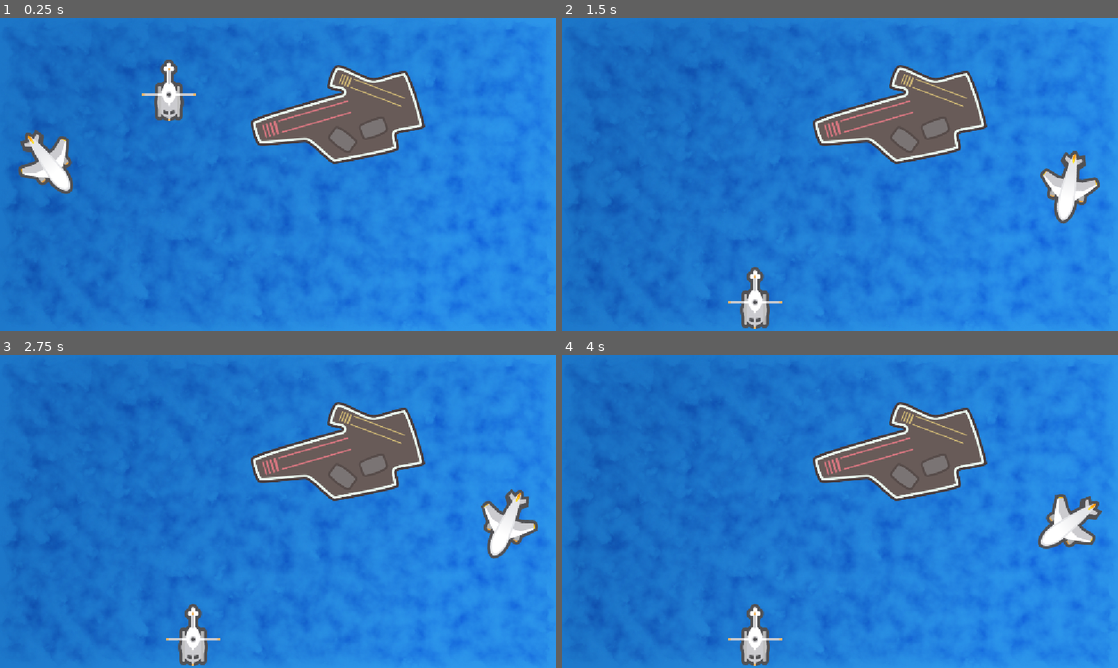
Above: before the commit, frames 1-4 (two rows, left to right).
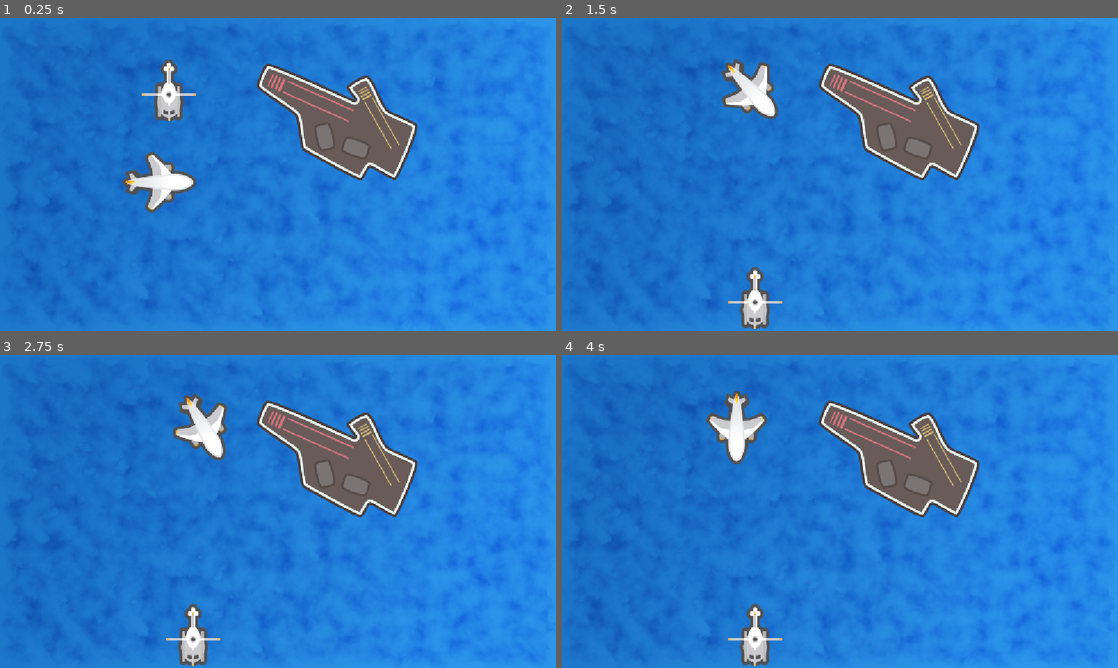
Above: after the commit, the same moments.

Repository: ShayLuan/GameDevTest
Game: Godot game, scene res://Scenes/Ocean/Ocean.tscn
Same seed, same stepped clock (60 frames per second), same inputs: the game is played once before the commit and once after it.
Inputs:
- Up to frame 1 (0.25 s): no input
- Up to frame 2 (1.5 s): tap Enter (ui_accept) at 0.5, 0.77 s; hold Right (ui_right) 0.53-1.28 s; hold Left (ui_left) from 1.28 s (still down)
- Up to frame 3 (2.75 s): tap Enter (ui_accept) at 1.52 s; release Left (ui_left) at 2.03 s; hold Right (ui_right) from 2.03 s (still down)
- Up to frame 4 (4 s): tap Enter (ui_accept) at 3.02, 3.77 s; release Right (ui_right) at 3.53 s; hold Left (ui_left) from 3.53 s (still down)

The runs differ from the first frame. In frame 1, 8.6% of the frame differs, in the area x 3-77%, y 14-63%; in frame 2, 8.6%; in frame 3, 8.6%; in frame 4, 8.6%, in the area x 25-98%, y 11-62%.

Commit message:
rotation

Diff:
--- a/Foundations/foundations/Scenes/Ocean/Ocean.gd
+++ b/Foundations/foundations/Scenes/Ocean/Ocean.gd
@@ -1,6 +1,6 @@
 extends Node2D
 
-@onready var plane: Sprite2D = $Carrier/Plane
+@onready var plane: Sprite2D = %Plane
 @onready var helicopter: Sprite2D = $Helicopter
 @onready var eating_sound: AudioStreamPlayer = $EatingSound
 
@@ -11,7 +11,7 @@
 
 # Called every frame. 'delta' is the elapsed time since the previous frame.
 func _process(delta: float) -> void:
-	#plane.move_local_x(250.0 * delta)
+	plane.global_position.x += 60.0 * delta
 	#helicopter.move_local_x(150.0 * delta)
 	#helicopter.rotate(2 * delta)
 
--- a/Foundations/foundations/Scenes/Ocean/Ocean.tscn
+++ b/Foundations/foundations/Scenes/Ocean/Ocean.tscn
@@ -22,12 +22,13 @@
 [node name="EatingSound" type="AudioStreamPlayer" parent="." unique_id=979627562]
 stream = ExtResource("5_fyc3p")
 
+[node name="Plane" type="Sprite2D" parent="." unique_id=202675577]
+unique_name_in_owner = true
+position = Vector2(315.00003, 340)
+scale = Vector2(0.9999999, 0.9999999)
+texture = ExtResource("3_t11xa")
+
 [node name="Carrier" type="Sprite2D" parent="." unique_id=2073336755]
-position = Vector2(700, 200)
+position = Vector2(699, 200)
+rotation = 0.6981317
 texture = ExtResource("5_t11xa")
-
-[node name="Plane" type="Sprite2D" parent="Carrier" unique_id=202675577]
-position = Vector2(-600, 100)
-rotation = 0.9302605
-scale = Vector2(0.99999994, 0.99999994)
-texture = ExtResource("3_t11xa")
